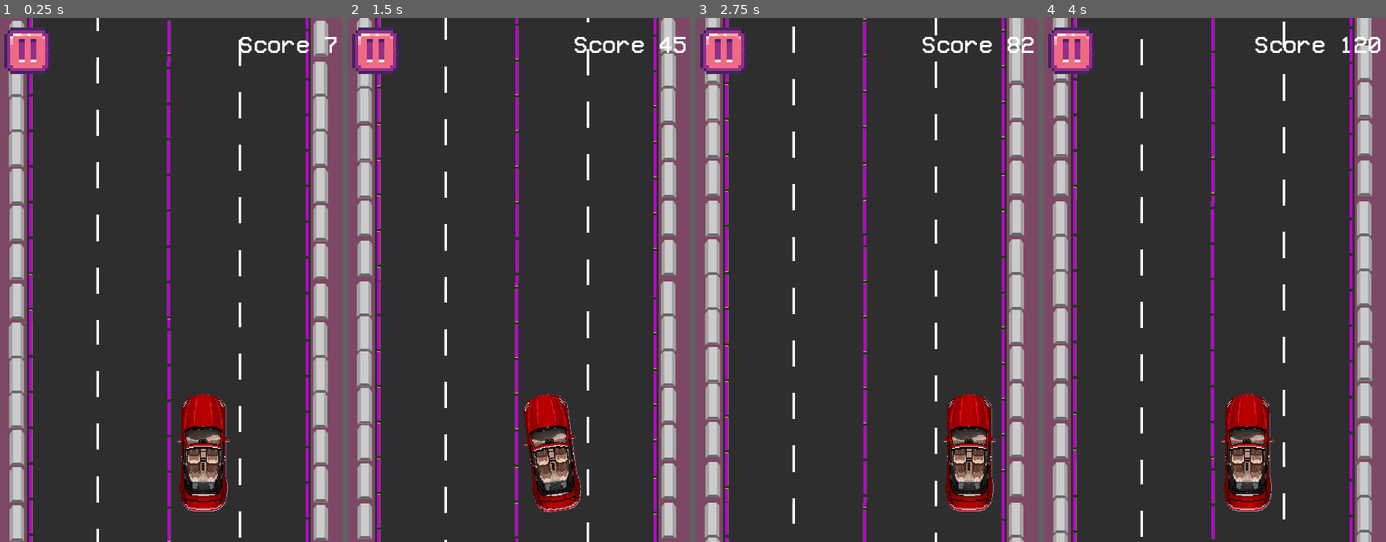
Above: before the commit, frames 1-4 (left to right).
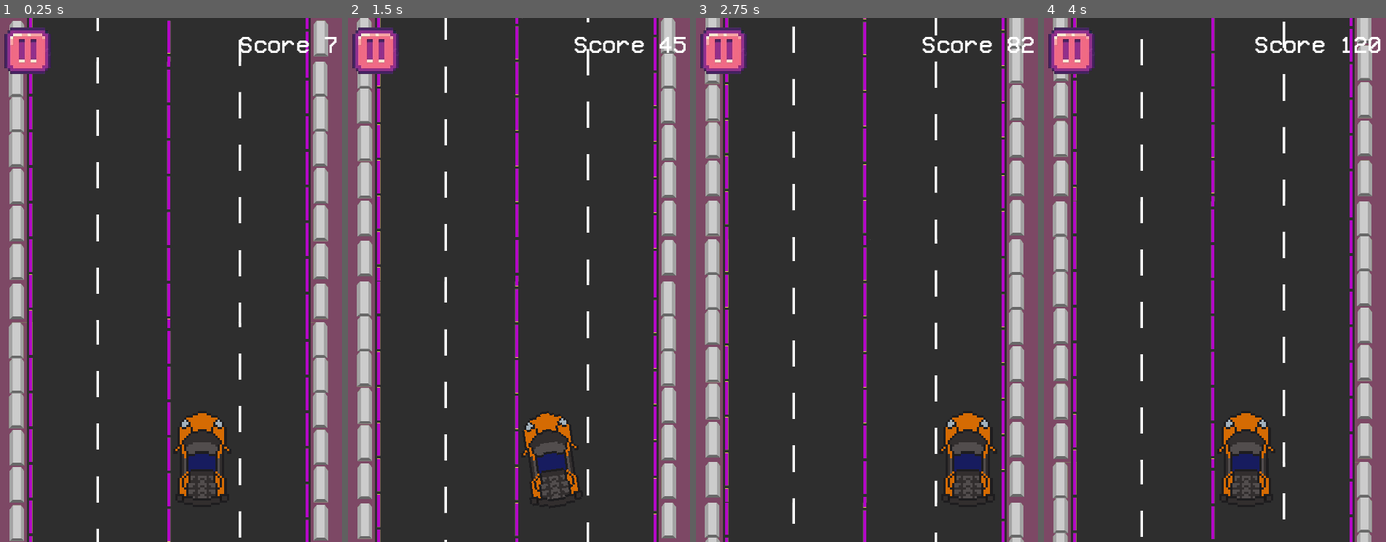
Above: after the commit, the same moments.

Repository: Maxsonin/Race-Game-for-Hackathon
Game: Godot game, scene res://scene/main/main.tscn
Two runs of this game, one before a commit and one after it. Both use one fixed random seed, a clock stepped at 60 frames per second and the inputs below. This scene is started directly instead of the project's main scene.
Inputs:
- Up to frame 1 (0.25 s): no input
- Up to frame 2 (1.5 s): hold D (MoveRight) 0.53-1.28 s; hold A (MoveLeft) from 1.28 s (still down)
- Up to frame 3 (2.75 s): release A (MoveLeft) at 2.03 s; hold D (MoveRight) from 2.03 s (still down)
- Up to frame 4 (4 s): release D (MoveRight) at 3.53 s; hold A (MoveLeft) from 3.53 s (still down)

The runs differ from the first frame. In frame 1, 2.7% of the frame differs, in the area x 51-68%, y 71-95%; in frame 2, 2.7%; in frame 3, 2.7%, in the area x 71-88%, y 71-95%; in frame 4, 2.7%.

Commit message:
sign hitbox smaller + new car

Diff:
--- a/obstacles/sign_obstacle.tscn
+++ b/obstacles/sign_obstacle.tscn
@@ -5,7 +5,7 @@
 [ext_resource type="Script" path="res://obstacles/SignMoveComponent.gd" id="3_tv15r"]
 
 [sub_resource type="RectangleShape2D" id="RectangleShape2D_s8w6i"]
-size = Vector2(24, 21)
+size = Vector2(22, 3)
 
 [node name="sign_obstacle" instance=ExtResource("1_t85h3")]
 
@@ -14,7 +14,7 @@
 texture = ExtResource("2_6uj0a")
 
 [node name="CollisionShape2D" parent="Area2D" index="0"]
-position = Vector2(0, 0.5)
+position = Vector2(0, 10.5)
 shape = SubResource("RectangleShape2D_s8w6i")
 
 [node name="SignMoveComponent" type="Node" parent="." index="2" node_paths=PackedStringArray("actor")]
--- a/player_car/car.tscn
+++ b/player_car/car.tscn
@@ -1,13 +1,13 @@
 [gd_scene load_steps=7 format=3 uid="uid://csg7h2gw70il0"]
 
 [ext_resource type="Script" path="res://player_car/car.gd" id="1_mfxfi"]
-[ext_resource type="Texture2D" uid="uid://nseka07osejs" path="res://imgs/cars/car_1.png" id="1_ujtvj"]
 [ext_resource type="Script" path="res://player_car/CarHitbox.gd" id="2_sd4jm"]
+[ext_resource type="Texture2D" uid="uid://bkmsuqo42d6kr" path="res://imgs/cars/car_car.png" id="3_a237h"]
 [ext_resource type="Script" path="res://components/move_component.gd" id="3_wdsns"]
 [ext_resource type="AudioStream" uid="uid://bxn8n50rbf3q0" path="res://sounds/crashSound.mp3" id="5_xuwir"]
 
 [sub_resource type="CapsuleShape2D" id="CapsuleShape2D_fn4jq"]
-height = 47.0
+height = 38.0
 
 [node name="Car" type="Node2D"]
 script = ExtResource("1_mfxfi")
@@ -16,11 +16,12 @@
 script = ExtResource("2_sd4jm")
 
 [node name="Sprite2D" type="Sprite2D" parent="CarHitbox"]
-scale = Vector2(0.15, 0.15)
-texture = ExtResource("1_ujtvj")
+position = Vector2(-1.90735e-06, 0)
+scale = Vector2(0.513228, 0.513228)
+texture = ExtResource("3_a237h")
 
 [node name="CollisionShape2D" type="CollisionShape2D" parent="CarHitbox"]
-position = Vector2(0, -0.5)
+position = Vector2(-1, 3)
 shape = SubResource("CapsuleShape2D_fn4jq")
 
 [node name="MoveComponent" type="Node" parent="." node_paths=PackedStringArray("actor")]
Binary file added: imgs/cars/car_car.png
Not shown, added: imgs/cars/car_car.png.import
